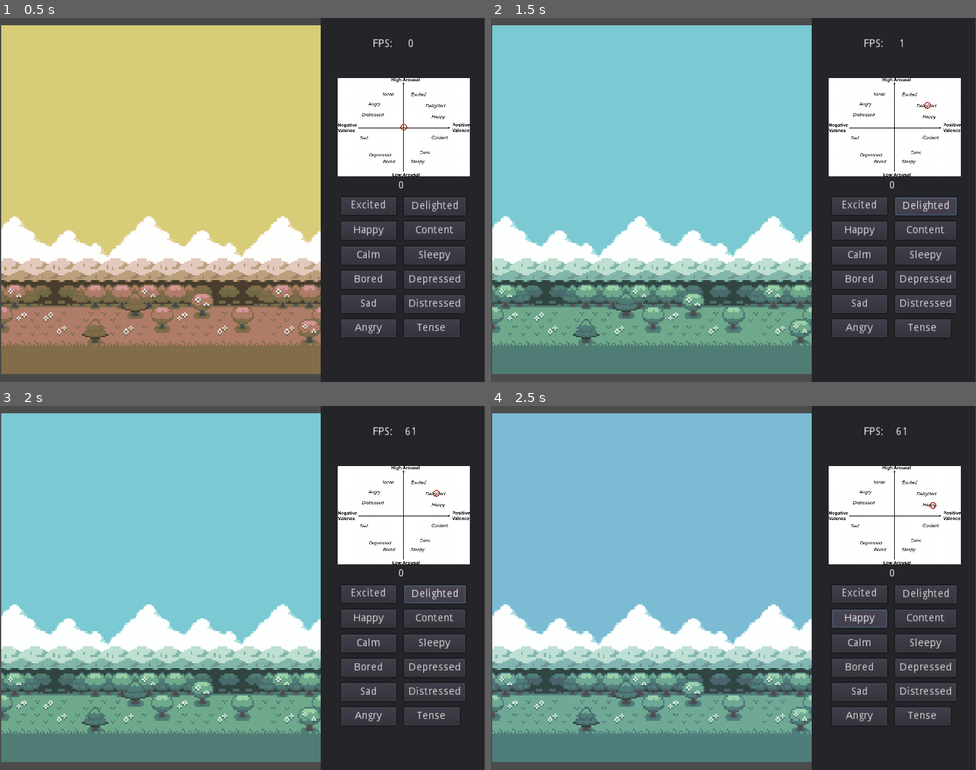
Above: before the commit, frames 1-4 (two rows, left to right).
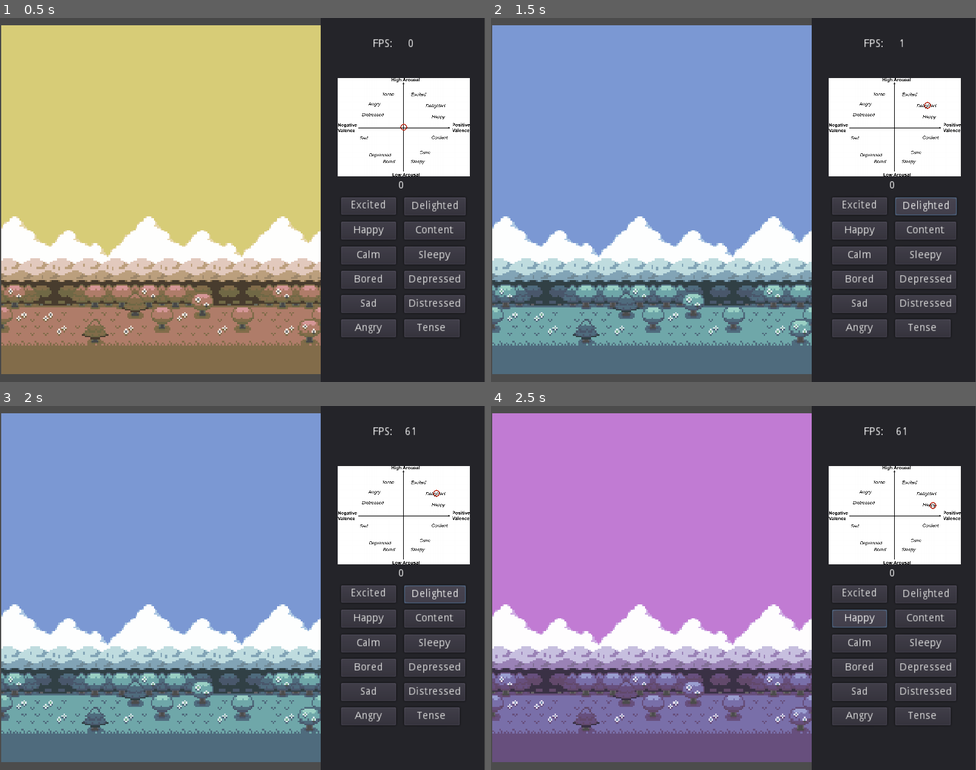
Above: after the commit, the same moments.

Repository: ShadeForge/PP-Shader-For-Emotions
Game: Godot game, scene res://MainScene.tscn
Same seed, same stepped clock (60 frames per second), same inputs: the game is played once before the commit and once after it.
Inputs:
- Up to frame 1 (0.5 s): no input
- Up to frame 2 (1.5 s): click "Excited" at 0.5 s; click "Delighted" at 1.25 s
- Up to frame 3 (2 s): no input
- Up to frame 4 (2.5 s): click "Happy" at 2 s

Frame 1 is identical in both runs. In frame 2, 45% of the frame differs, in the area x 0-67%, y 2-90%; in frame 3, 45%; in frame 4, 57%, in the area x 0-67%, y 2-98%.

Commit message:
Remove old debug min/max values

Diff:
--- a/MainScene.tscn
+++ b/MainScene.tscn
@@ -9,33 +9,33 @@
 [ext_resource path="res://Assets/Shaders/HistoryMC_SLMShader.shader" type="Shader" id=8]
 [ext_resource path="res://Assets/Shaders/HSLShader.shader" type="Shader" id=9]
 
+[sub_resource type="ViewportTexture" id=1]
+viewport_path = NodePath("HSLTarget")
+
 [sub_resource type="ViewportTexture" id=2]
-viewport_path = NodePath("HSLTarget")
-
-[sub_resource type="ViewportTexture" id=3]
 viewport_path = NodePath("HistoryTarget")
 
-[sub_resource type="ShaderMaterial" id=4]
+[sub_resource type="ShaderMaterial" id=3]
 resource_local_to_scene = true
 shader = ExtResource( 5 )
 shader_param/targetArousal = 4.0
 shader_param/targetValence = 4.0
 shader_param/targetGreenValue = 0.1
-shader_param/texHistory = SubResource( 3 )
-shader_param/texHSL = SubResource( 2 )
-
-[sub_resource type="ViewportTexture" id=5]
+shader_param/texHistory = SubResource( 2 )
+shader_param/texHSL = SubResource( 1 )
+
+[sub_resource type="ViewportTexture" id=4]
 viewport_path = NodePath("DefaultTarget")
 
-[sub_resource type="GDScript" id=6]
+[sub_resource type="GDScript" id=5]
 script/source = "extends Sprite
 
 onready var emotionUI = get_parent().get_node(\"Panel/emotionColors\")
 
-var MAX_PIXEM_AROUSAL = 9.383 # 9.383
-var MAX_PIXEM_VALENCE = 15.133 # 15.133
-var MIN_PIXEM_AROUSAL = 4.055 # 4.055
-var MIN_PIXEM_VALENCE = 3.109 # 3.109
+var MAX_PIXEM_AROUSAL = 8
+var MAX_PIXEM_VALENCE = 8
+var MIN_PIXEM_AROUSAL = 0
+var MIN_PIXEM_VALENCE = 0
 
 func _ready():
 	emotionUI.connect(\"_on_emotion_pointer_change\", self, \"onEmotionPointerChanged\")
@@ -230,37 +230,37 @@
 		text = str(Engine.get_frames_per_second())
 "
 
-[sub_resource type="ViewportTexture" id=30]
+[sub_resource type="ViewportTexture" id=8]
 viewport_path = NodePath("HSLTarget")
 
-[sub_resource type="ShaderMaterial" id=31]
+[sub_resource type="ShaderMaterial" id=9]
 resource_local_to_scene = true
 shader = ExtResource( 7 )
 shader_param/screenSize = Vector2( 640, 480 )
-shader_param/texHSL = SubResource( 30 )
-
-[sub_resource type="ViewportTexture" id=33]
+shader_param/texHSL = SubResource( 8 )
+
+[sub_resource type="ViewportTexture" id=10]
 viewport_path = NodePath("HSLTarget")
 
-[sub_resource type="ShaderMaterial" id=34]
+[sub_resource type="ShaderMaterial" id=11]
 resource_local_to_scene = true
 shader = ExtResource( 8 )
 shader_param/screenSize = Vector2( 640, 480 )
-shader_param/texHSL = SubResource( 33 )
-
-[sub_resource type="ShaderMaterial" id=36]
+shader_param/texHSL = SubResource( 10 )
+
+[sub_resource type="ShaderMaterial" id=12]
 shader = ExtResource( 9 )
 
-[sub_resource type="ViewportTexture" id=37]
+[sub_resource type="ViewportTexture" id=13]
 viewport_path = NodePath("DefaultTarget")
 
 [node name="Node2D" type="Node2D"]
 
 [node name="PostProcessedScreenSprite" type="Sprite" parent="."]
-material = SubResource( 4 )
-texture = SubResource( 5 )
+material = SubResource( 3 )
+texture = SubResource( 4 )
 centered = false
-script = SubResource( 6 )
+script = SubResource( 5 )
 
 [node name="Panel" type="Panel" parent="."]
 margin_left = 423.122
Not shown: 6 places in MainScene.tscn that only renumber resources
